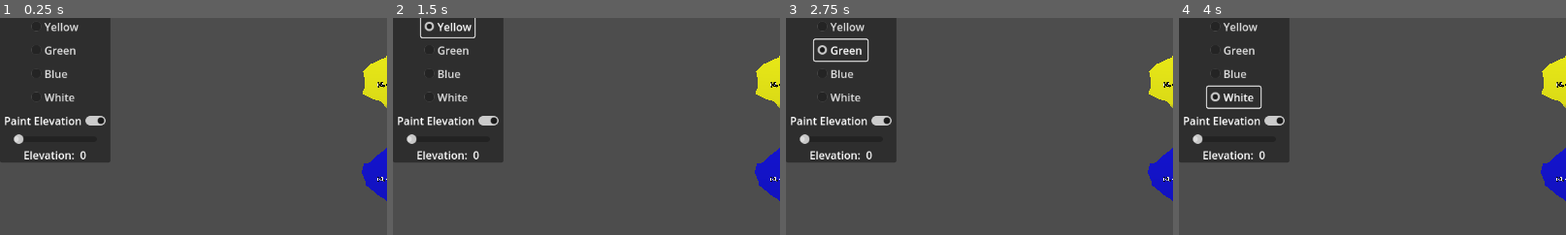
Above: before the commit, frames 1-4 (left to right).
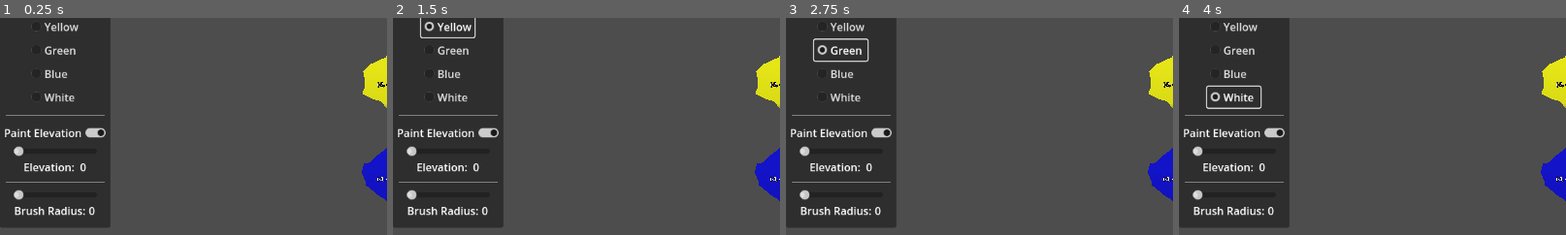
Above: after the commit, the same moments.

Repository: davepruitt/hex_map_godot
Game: Godot game, scene res://main.tscn
The game is run twice, just before and just after one commit, with the same random seed, the same clock (stepped at 60 frames per second) and the same inputs.
Inputs:
- Up to frame 1 (0.25 s): no input
- Up to frame 2 (1.5 s): click "Paint Color" at 0.5 s; click "Yellow" at 1.25 s
- Up to frame 3 (2.75 s): click "Green" at 2 s
- Up to frame 4 (4 s): click "Blue" at 2.75 s; click "White" at 3.5 s
The pictures show only the part of the screen within x 0-50%, y 6-56%; the shares and areas given below are measured in that part.

The runs differ from the first frame. In frame 1, 10% of the frame differs, in the area x 0-29%, y 44-97%; in frame 2, 10%; in frame 3, 10%; in frame 4, 10%.

Commit message:
Implemented brush size code - section 3.2 of tutorial 5

Diff:
--- a/hex_project_godot/hex_grid.gd
+++ b/hex_project_godot/hex_grid.gd
@@ -70,6 +70,17 @@
 #endregion
 
 #region Public methods
+
+func get_cell_from_coordinates (coordinates: HexCoordinates) -> HexCell:
+	var z: int = coordinates.Z
+	if (z < 0) or (z >= _cell_count_z):
+		return null
+
+	var x: int = coordinates.X + z / 2
+	if (x < 0) or (x >= _cell_count_x):
+		return null
+
+	return _hex_cells[x + z * _cell_count_x]
 
 func get_cell (position: Vector3) -> HexCell:
 	#Convert the global position to a position within the hex grid
--- a/hex_project_godot/main.gd
+++ b/hex_project_godot/main.gd
@@ -20,6 +20,7 @@
 
 var active_color: Color = Color.WHITE
 var active_elevation: int = 0
+var active_brush_size: int = 0
 
 #endregion
 
@@ -27,11 +28,14 @@
 
 #@onready var scene_camera := $Camera3D
 @onready var hex_grid := $HexGrid
+@onready var scene_camera := $HexMapCamera/Swivel/Stick/MainCamera
 
 @onready var elevation_label := $CanvasLayer/PanelContainer/VBoxContainer/HBoxContainer/ElevationValueLabel
 @onready var check_button_enable_color := $CanvasLayer/PanelContainer/VBoxContainer/CheckButton_EnableColor
 @onready var check_button_enable_elevation := $CanvasLayer/PanelContainer/VBoxContainer/CheckButton_EnableElevation
-@onready var scene_camera := $HexMapCamera/Swivel/Stick/MainCamera
+@onready var brush_size_value_label := $CanvasLayer/PanelContainer/VBoxContainer/HBoxContainer2/BrushSizeValueLabel
+
+
 
 #endregion
 
@@ -84,7 +88,7 @@
 			var result = space_state.intersect_ray(query)
 			if result:
 				var cell = hex_grid.get_cell(result.position)
-				_edit_cell(cell)
+				_edit_cells(cell)
 
 #endregion
 
@@ -118,15 +122,64 @@
 func _on_check_button_enable_color_toggled(toggled_on: bool) -> void:
 	paint_terrain_color_enabled = toggled_on
 
+
+func _on_brush_size_slider_value_changed(value: float) -> void:
+	active_brush_size = int(value)
+	brush_size_value_label.text = str(active_brush_size)
+
 #endregion
 
 #region Private methods
 
-func _edit_cell (cell: HexCell):
-	if (paint_terrain_color_enabled):
-		cell.hex_color = active_color
+func _edit_cells (center_cell: HexCell) -> void:
+	var center_x: int = center_cell.hex_coordinates.X
+	var center_z: int = center_cell.hex_coordinates.Z
 
-	if (paint_terrain_elevation_enabled):
-		cell.elevation = active_elevation
+	#Bottom half of brush
+	var r: int = 0
+	var z: int = center_z - active_brush_size
+	while (z <= center_z):
+		#Set initial x
+		var x: int = center_x - r
+		while (x <= (center_x + active_brush_size)):
+			#Edit the cell
+			var hex_coordinates: HexCoordinates = HexCoordinates.new(x, z)
+			_edit_cell(hex_grid.get_cell_from_coordinates(hex_coordinates))
+
+			#Increment x
+			x += 1
+
+		#Increment z and r
+		z += 1
+		r += 1
+
+	#Top half of brush
+	r = 0
+	z = center_z + active_brush_size
+	while (z > center_z):
+		#Set initial x
+		var x: int = center_x - active_brush_size
+		while (x <= (center_x + r)):
+			#Edit the cell
+			var hex_coordinates: HexCoordinates = HexCoordinates.new(x, z)
+			_edit_cell(hex_grid.get_cell_from_coordinates(hex_coordinates))
+
+			#Increment x
+			x += 1
+
+		#Decrement z and increment r
+		z -= 1
+		r += 1
+
+func _edit_cell (cell: HexCell) -> void:
+	#Make sure the cell is not null
+	if (cell):
+		#Paint the color
+		if (paint_terrain_color_enabled):
+			cell.hex_color = active_color
+
+		#Paint the terrain elevation value
+		if (paint_terrain_elevation_enabled):
+			cell.elevation = active_elevation
 
 #endregion
--- a/hex_project_godot/main.tscn
+++ b/hex_project_godot/main.tscn
@@ -70,6 +70,16 @@
 button_group = SubResource("ButtonGroup_jp0eq")
 text = "White"
 
+[node name="MarginContainer3" type="MarginContainer" parent="CanvasLayer/PanelContainer/VBoxContainer"]
+layout_mode = 2
+theme_override_constants/margin_left = 10
+theme_override_constants/margin_top = 5
+theme_override_constants/margin_right = 10
+theme_override_constants/margin_bottom = 5
+
+[node name="HSeparator" type="HSeparator" parent="CanvasLayer/PanelContainer/VBoxContainer/MarginContainer3"]
+layout_mode = 2
+
 [node name="CheckButton_EnableElevation" type="CheckButton" parent="CanvasLayer/PanelContainer/VBoxContainer"]
 layout_mode = 2
 text = "Paint Elevation"
@@ -97,6 +107,45 @@
 layout_mode = 2
 text = "0"
 
+[node name="MarginContainer4" type="MarginContainer" parent="CanvasLayer/PanelContainer/VBoxContainer"]
+layout_mode = 2
+theme_override_constants/margin_left = 10
+theme_override_constants/margin_top = 5
+theme_override_constants/margin_right = 10
+theme_override_constants/margin_bottom = 5
+
+[node name="HSeparator2" type="HSeparator" parent="CanvasLayer/PanelContainer/VBoxContainer/MarginContainer4"]
+layout_mode = 2
+
+[node name="MarginContainer2" type="MarginContainer" parent="CanvasLayer/PanelContainer/VBoxContainer"]
+layout_mode = 2
+theme_override_constants/margin_left = 20
+theme_override_constants/margin_right = 20
+
+[node name="BrushSizeSlider" type="HSlider" parent="CanvasLayer/PanelContainer/VBoxContainer/MarginContainer2"]
+layout_mode = 2
+focus_mode = 0
+max_value = 4.0
+
+[node name="HBoxContainer2" type="HBoxContainer" parent="CanvasLayer/PanelContainer/VBoxContainer"]
+layout_mode = 2
+size_flags_horizontal = 4
+
+[node name="BrushSizeLabel" type="Label" parent="CanvasLayer/PanelContainer/VBoxContainer/HBoxContainer2"]
+layout_mode = 2
+text = "Brush Radius:"
+
+[node name="BrushSizeValueLabel" type="Label" parent="CanvasLayer/PanelContainer/VBoxContainer/HBoxContainer2"]
+layout_mode = 2
+text = "0"
+
+[node name="MarginContainer5" type="MarginContainer" parent="CanvasLayer/PanelContainer/VBoxContainer"]
+layout_mode = 2
+theme_override_constants/margin_left = 10
+theme_override_constants/margin_top = 5
+theme_override_constants/margin_right = 10
+theme_override_constants/margin_bottom = 5
+
 [connection signal="toggled" from="CanvasLayer/PanelContainer/VBoxContainer/CheckButton_EnableColor" to="." method="_on_check_button_enable_color_toggled"]
 [connection signal="pressed" from="CanvasLayer/PanelContainer/VBoxContainer/VBoxContainer/CheckBox_ColorYellow" to="." method="_on_check_box_color_yellow_pressed"]
 [connection signal="pressed" from="CanvasLayer/PanelContainer/VBoxContainer/VBoxContainer/CheckBox_ColorGreen" to="." method="_on_check_box_color_green_pressed"]
@@ -104,3 +153,4 @@
 [connection signal="pressed" from="CanvasLayer/PanelContainer/VBoxContainer/VBoxContainer/CheckBox_ColorWhite" to="." method="_on_check_box_color_white_pressed"]
 [connection signal="toggled" from="CanvasLayer/PanelContainer/VBoxContainer/CheckButton_EnableElevation" to="." method="_on_check_button_enable_elevation_toggled"]
 [connection signal="value_changed" from="CanvasLayer/PanelContainer/VBoxContainer/MarginContainer/ElevationSlider" to="." method="_on_elevation_slider_value_changed"]
+[connection signal="value_changed" from="CanvasLayer/PanelContainer/VBoxContainer/MarginContainer2/BrushSizeSlider" to="." method="_on_brush_size_slider_value_changed"]
